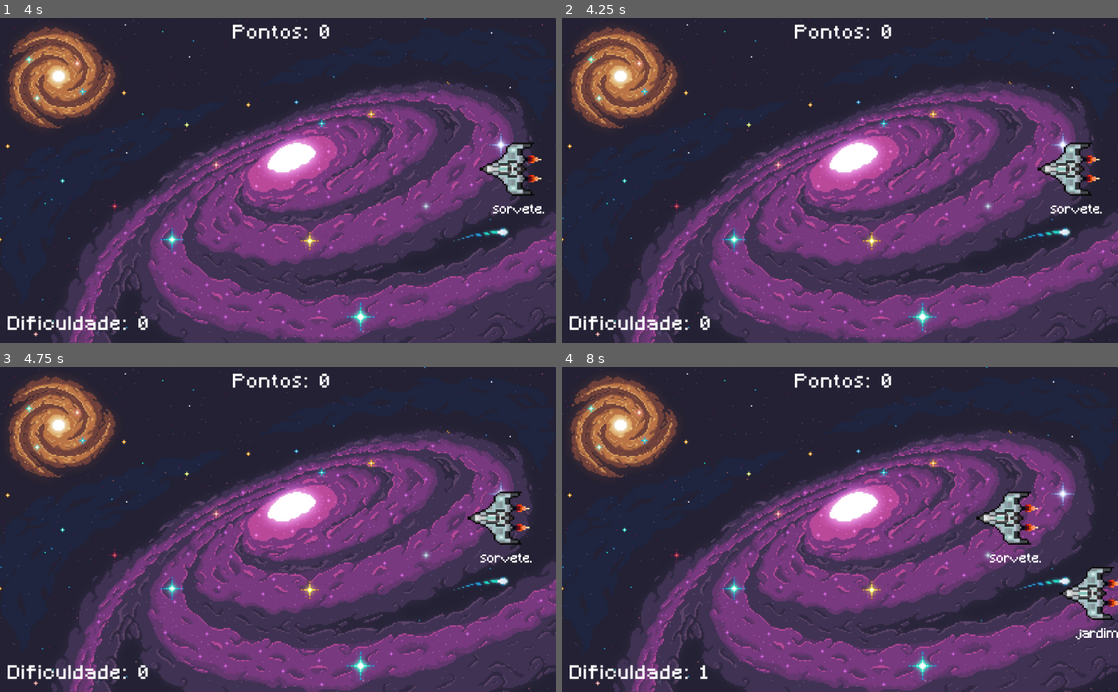
Above: before the commit, frames 1-4 (two rows, left to right).
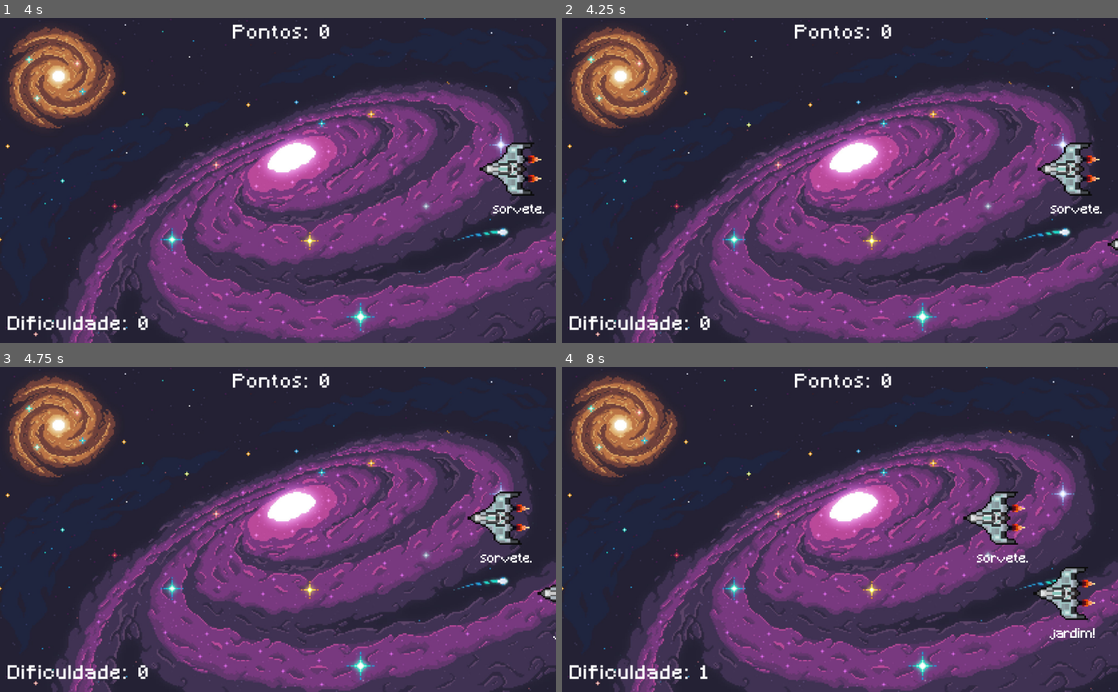
Above: after the commit, the same moments.

Repository: vitordefante/type-galaxy
Game: Godot game, scene res://assets/Main.tscn
Same seed, same stepped clock (60 frames per second), same inputs: the game is played once before the commit and once after it.
Inputs:
- Up to frame 1 (4 s): tap Enter at 0.5 s
- Up to frame 2 (4.25 s): no input
- Up to frame 3 (4.75 s): no input
- Up to frame 4 (8 s): no input

Frame 1 is identical in both runs. In frame 2, less than 0.1% of the frame differs, in the area x 98-100%, y 67-72%; in frame 3, 0.1%; in frame 4, 3.1%, in the area x 72-100%, y 38-84%.

Commit message:
preciso colocar os efeitos sonoros e ajustar o botao de recomecar quando chegar na sala

Diff:
--- a/Enemy.tscn
+++ b/Enemy.tscn
@@ -9,7 +9,7 @@
 font_data = ExtResource( 1 )
 
 [sub_resource type="RectangleShape2D" id=2]
-extents = Vector2( 51.3724, 44.1942 )
+extents = Vector2( 66.3662, 51.316 )
 
 [node name="Enemy" type="KinematicBody2D"]
 use_parent_material = true
@@ -37,5 +37,6 @@
 texture = ExtResource( 2 )
 
 [node name="CollisionShape2D" type="CollisionShape2D" parent="."]
-position = Vector2( -19.21, 3.94738 )
+position = Vector2( -4.21619, 2.96051 )
+scale = Vector2( 1, 1 )
 shape = SubResource( 2 )
--- a/Main.gd
+++ b/Main.gd
@@ -5,10 +5,11 @@
 onready var enemy_container = $EnemyContainer
 onready var spawn_container = $SpawnContainer
 onready var spawn_timer = $SpawnTimer
+onready var difficulty_timer = $DifficultyTimer
 
 onready var difficulty_value = $CanvasLayer/VBoxContainer/BottomRow/HBoxContainer/DifficultyLabel2
 onready var killed_value = $CanvasLayer/VBoxContainer/TopRow2/TopRow/EnemiesKilledValue
-
+onready var game_over_screen = $CanvasLayer/GameOverScreen
 
 # detecta naves ativas na cena
 var active_enemy = null
@@ -24,9 +25,7 @@
 
 #spawna um inimogo antes do timeout de 3 segundos
 func _ready() -> void:
-	randomize()
-	spawn_timer.start()
-	spawn_enemy()
+	start_game()
 
 func find_new_active_enemy(typed_character: String):
 	for enemy in enemy_container.get_children():
@@ -74,8 +73,8 @@
 	var enemy_instance = Enemy.instance()
 	var spawns = spawn_container.get_children()
 	var index = randi() % spawns.size()
+	enemy_instance.global_position = spawns[index].global_position
 	enemy_container.add_child(enemy_instance)
-	enemy_instance.global_position = spawns[index].global_position
 	enemy_instance.set_difficulty(difficulty)
 
 
@@ -93,9 +92,23 @@
 	game_over()
 
 func game_over():
-	#
-	start_game()
-
+	game_over_screen.show()
+	spawn_timer.stop()
+	difficulty_timer.stop()
+	difficulty
+	active_enemy = null
+	current_letter_index = -1
+	for enemy in enemy_container.get_children():
+		enemy.queue_free()
 
 func start_game():
-	pass
+	game_over_screen.hide()
+	difficulty = 0
+	enemies_killed = 0
+	randomize()
+	spawn_timer.start()
+	difficulty_timer.start()
+	spawn_enemy()
+
+func _on_RestartButton_pressed():
+	start_game()
--- a/assets/Main.tscn
+++ b/assets/Main.tscn
@@ -1,16 +1,25 @@
-[gd_scene load_steps=6 format=2]
+[gd_scene load_steps=8 format=2]
 
 [ext_resource path="res://Main.gd" type="Script" id=1]
 [ext_resource path="res://assets/Minecraft.ttf" type="DynamicFontData" id=2]
 [ext_resource path="res://assets/spaceshooter/Backgrounds/peakpx.jpg" type="Texture" id=4]
 
+[sub_resource type="RectangleShape2D" id=2]
+extents = Vector2( 8.5, 311.75 )
+
+[sub_resource type="DynamicFont" id=3]
+size = 38
+outline_color = Color( 0.129412, 0.129412, 0.129412, 1 )
+font_data = ExtResource( 2 )
+
+[sub_resource type="DynamicFont" id=4]
+size = 30
+font_data = ExtResource( 2 )
+
 [sub_resource type="DynamicFont" id=1]
 size = 34
 extra_spacing_char = 3
 font_data = ExtResource( 2 )
-
-[sub_resource type="RectangleShape2D" id=2]
-extents = Vector2( 8.5, 311.75 )
 
 [node name="Main" type="Node2D"]
 script = ExtResource( 1 )
@@ -26,6 +35,12 @@
 __meta__ = {
 "_editor_description_": ""
 }
+
+[node name="LoseArea" type="Area2D" parent="."]
+
+[node name="CollisionShape2D" type="CollisionShape2D" parent="LoseArea"]
+position = Vector2( -23, 292.75 )
+shape = SubResource( 2 )
 
 [node name="SpawnContainer" type="Node2D" parent="."]
 
@@ -47,13 +62,52 @@
 [node name="EnemyContainer" type="Node2D" parent="."]
 
 [node name="SpawnTimer" type="Timer" parent="."]
-wait_time = 5.0
+wait_time = 4.2
 
 [node name="DifficultyTimer" type="Timer" parent="."]
-wait_time = 8.0
+wait_time = 6.0
 autostart = true
 
 [node name="CanvasLayer" type="CanvasLayer" parent="."]
+
+[node name="GameOverScreen" type="PanelContainer" parent="CanvasLayer"]
+visible = false
+anchor_right = 1.0
+anchor_bottom = 1.0
+margin_left = -12.0
+margin_top = -17.0
+margin_right = -12.0
+margin_bottom = -17.0
+rect_scale = Vector2( 1.02023, 1.04 )
+mouse_filter = 2
+
+[node name="CenterContainer" type="CenterContainer" parent="CanvasLayer/GameOverScreen"]
+margin_left = 7.0
+margin_top = 7.0
+margin_right = 1017.0
+margin_bottom = 593.0
+mouse_filter = 2
+
+[node name="VBoxContainer" type="VBoxContainer" parent="CanvasLayer/GameOverScreen/CenterContainer"]
+margin_left = 150.0
+margin_top = 242.0
+margin_right = 860.0
+margin_bottom = 343.0
+custom_constants/separation = 25
+
+[node name="Label" type="Label" parent="CanvasLayer/GameOverScreen/CenterContainer/VBoxContainer"]
+margin_right = 710.0
+margin_bottom = 39.0
+custom_fonts/font = SubResource( 3 )
+text = "DIGITE MAIS RAPIDO! VOCE PERDEU."
+
+[node name="RestartButton" type="Button" parent="CanvasLayer/GameOverScreen/CenterContainer/VBoxContainer"]
+margin_top = 64.0
+margin_right = 710.0
+margin_bottom = 101.0
+mouse_filter = 2
+custom_fonts/font = SubResource( 4 )
+text = "JOGAR NOVAMENTE"
 
 [node name="VBoxContainer" type="VBoxContainer" parent="CanvasLayer"]
 anchor_right = 1.0
@@ -62,15 +116,18 @@
 margin_top = 12.0
 margin_right = -1.0
 margin_bottom = -15.0
+mouse_filter = 2
 
 [node name="TopRow2" type="CenterContainer" parent="CanvasLayer/VBoxContainer"]
 margin_right = 1009.0
 margin_bottom = 35.0
+mouse_filter = 2
 
 [node name="TopRow" type="HBoxContainer" parent="CanvasLayer/VBoxContainer/TopRow2"]
 margin_left = 415.0
 margin_right = 594.0
 margin_bottom = 35.0
+mouse_filter = 2
 
 [node name="EnemiesKilledLabel" type="Label" parent="CanvasLayer/VBoxContainer/TopRow2/TopRow"]
 margin_right = 156.0
@@ -90,16 +147,19 @@
 margin_top = 39.0
 margin_right = 1009.0
 margin_bottom = 534.0
+mouse_filter = 2
 size_flags_vertical = 3
 
 [node name="BottomRow" type="HBoxContainer" parent="CanvasLayer/VBoxContainer"]
 margin_top = 538.0
 margin_right = 1009.0
 margin_bottom = 573.0
+mouse_filter = 2
 
 [node name="HBoxContainer" type="HBoxContainer" parent="CanvasLayer/VBoxContainer/BottomRow"]
 margin_right = 260.0
 margin_bottom = 35.0
+mouse_filter = 2
 
 [node name="DifficultyLabel" type="Label" parent="CanvasLayer/VBoxContainer/BottomRow/HBoxContainer"]
 margin_right = 237.0
@@ -115,12 +175,7 @@
 custom_fonts/font = SubResource( 1 )
 text = "0"
 
-[node name="LoseArea" type="Area2D" parent="."]
-
-[node name="CollisionShape2D" type="CollisionShape2D" parent="LoseArea"]
-position = Vector2( -23, 292.75 )
-shape = SubResource( 2 )
-
+[connection signal="body_entered" from="LoseArea" to="." method="_on_LoseArea_body_entered"]
 [connection signal="timeout" from="SpawnTimer" to="." method="_on_SpawnTimer_timeout"]
 [connection signal="timeout" from="DifficultyTimer" to="." method="_on_DifficultyTimer_timeout"]
-[connection signal="body_entered" from="LoseArea" to="." method="_on_LoseArea_body_entered"]
+[connection signal="pressed" from="CanvasLayer/GameOverScreen/CenterContainer/VBoxContainer/RestartButton" to="." method="_on_RestartButton_pressed"]
